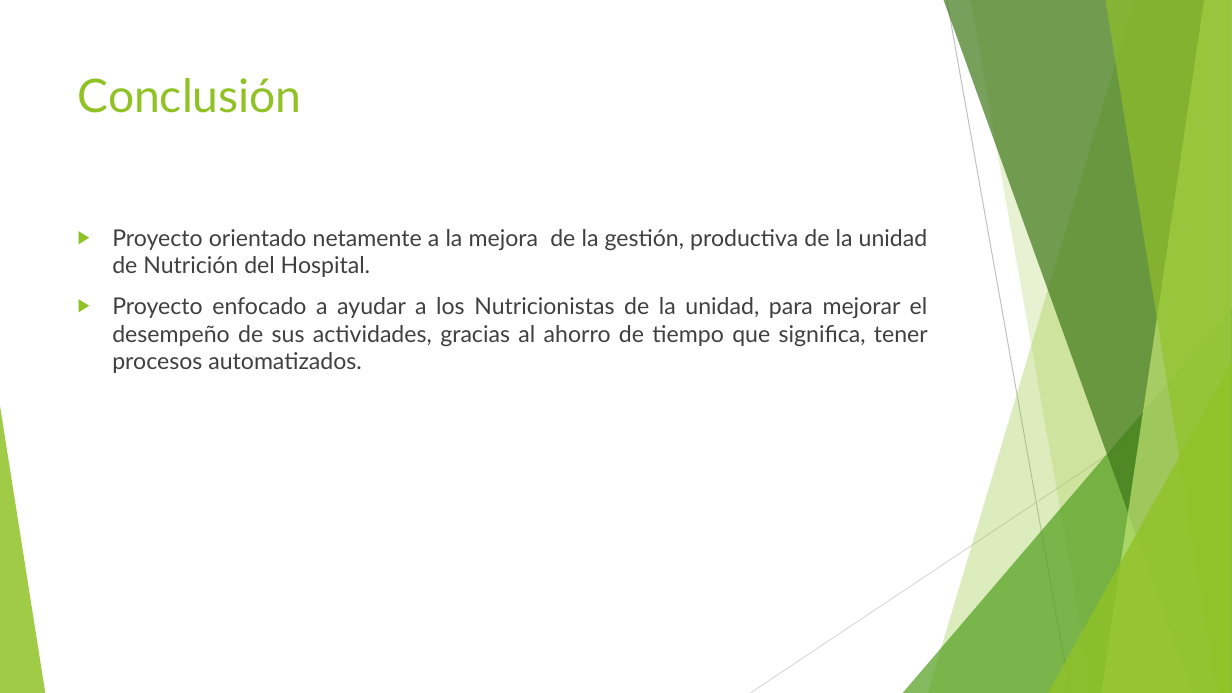
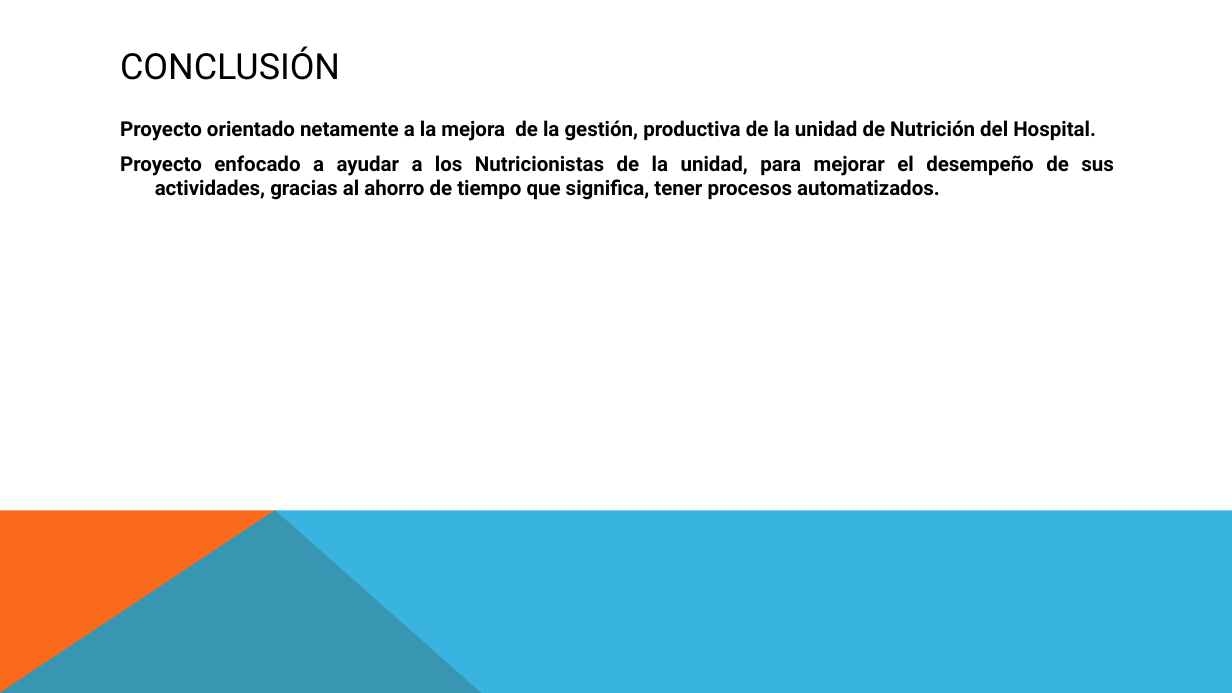
Before and after one commit to food-aid/Seminario, a slide deck: slide 11 of Food-Aid.pptx. Drawn at 1232x693 pixels with LibreOffice and Linux fonts; fonts in the diff are those of the drawing. Boxes give left, top, right and bottom in pixels: in the first picture for what was removed or moved away, otherwise in the second. Text is boxed around its words. In the diff, an @@ line names an element or a change of style, - is before the commit and + after.

```diff
--- a/Food-Aid.pptx
+++ b/Food-Aid.pptx
@@ title "CONCLUSIÓN" at bbox=[120, 46, 340, 80]: vertical alignment top to middle @@
@@ title at bbox=[120, 46, 340, 80]: text changed; size 36 to 28 pt; font Lato to Roboto; text colour #90C226 to #000000 @@
-Conclusión
+CONCLUSIÓN
@@ text "Proyecto orientado netamente a la ...": place and size @@
-text "Proyecto orientado netamente a la ..." at bbox=[112, 229, 928, 373]
+text "Proyecto orientado netamente a la ..." at bbox=[120, 120, 1114, 200]
@@ text "Proyecto orientado netamente a la ..." at bbox=[120, 120, 1114, 200]: size 18 to 16 pt, font Lato to Roboto, text colour #404040 to #000000, bold on; bullet ▶ to none; less space between paragraphs @@
@@ group removed at bbox=[0, 0, 1232, 693]: 5 freeform shapes, 3 triangles, 2 lines @@
@@ freeform shape added at bbox=[0, 510, 482, 693], fill #F96A1B @@
@@ freeform shape added at bbox=[0, 510, 1232, 693], fill #08A1D9 at 80% opacity @@
```
Also in this commit, not shown: 11 other slides changed.
